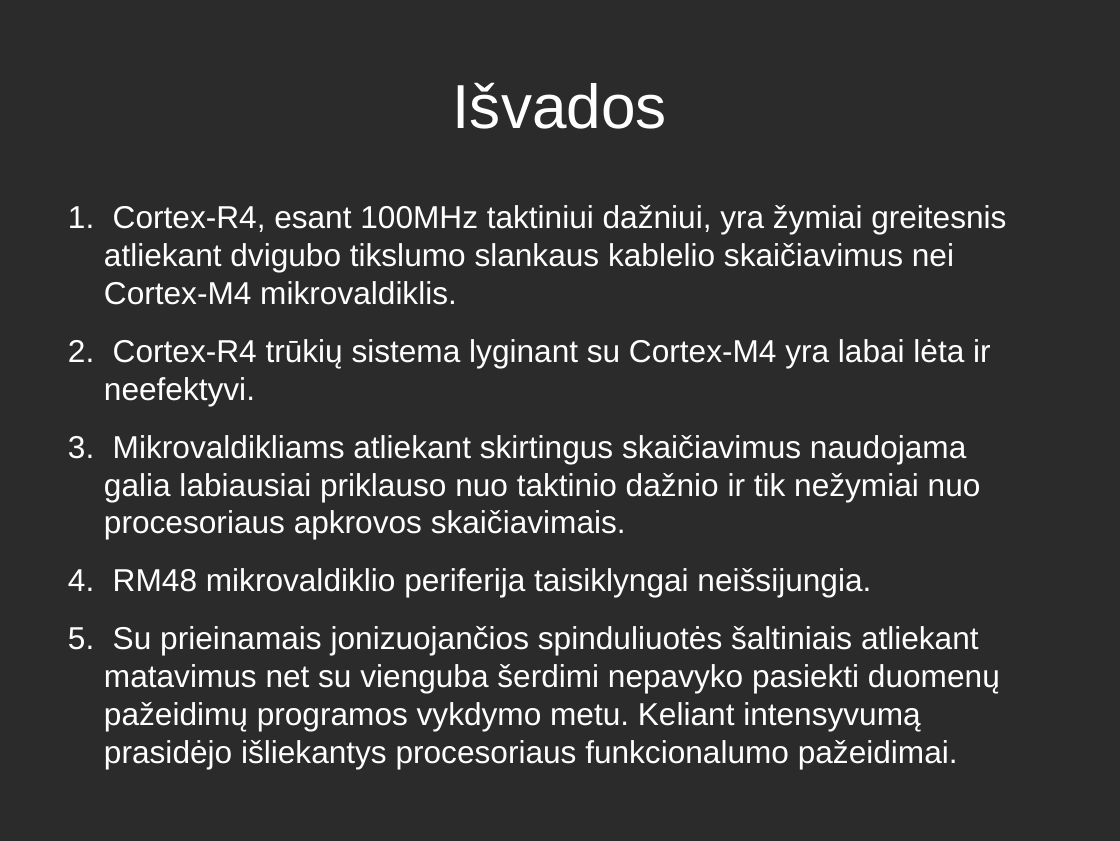
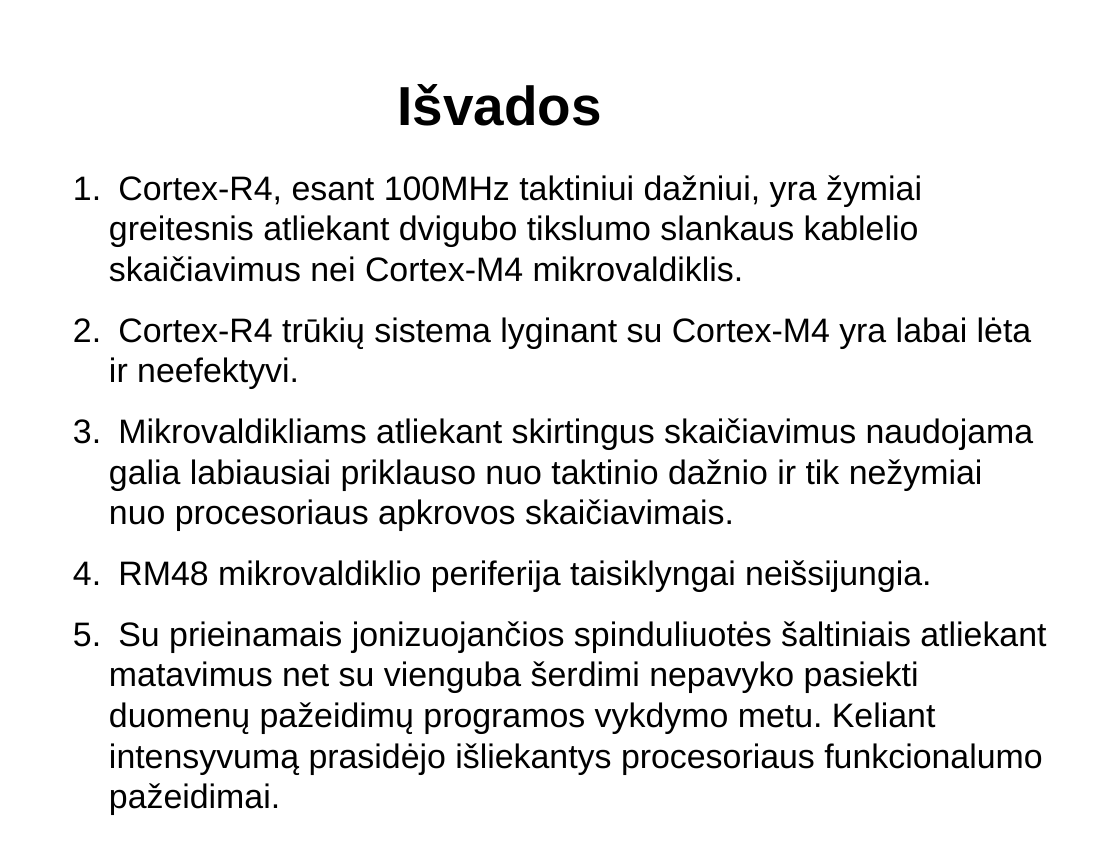
Before and after one commit to kurmis/bakis, a slide deck: slide 14 of pristatymas bak/Mindaugas Kurmauskas.odp. Drawn at 1120x841 pixels with LibreOffice and Linux fonts; fonts in the diff are those of the drawing; background and template pictures are left out; a plain dark background stands for a picture behind light text. Boxes give left, top, right and bottom in pixels: in the first picture for what was removed or moved away, otherwise in the second. Text is boxed around its words. In the diff, an @@ line names an element or a change of style, - is before the commit and + after.

```diff
--- a/pristatymas bak/Mindaugas Kurmauskas.odp
+++ b/pristatymas bak/Mindaugas Kurmauskas.odp
@@ background picture (left out) to #FFFFFF @@
@@ title "Išvados" moved from (x1=453, y1=82, x2=667, y2=129) to (x1=398, y1=84, x2=602, y2=126) @@
@@ title "Išvados" at (x1=398, y1=84, x2=602, y2=126): size 44 to 38.9 pt, text colour #FFFFFF to #000000, bold on @@
@@ text "Cortex-R4, esant 100MHz taktiniui dažniui, ..." moved from (x1=104, y1=205, x2=1006, y2=769) to (x1=109, y1=175, x2=1046, y2=815) @@
@@ text "Cortex-R4, esant 100MHz taktiniui dažniui, ..." at (x1=109, y1=175, x2=1046, y2=815): size 22.4 to 24 pt, text colour #FFFFFF to #000000; bullet colour #FFFFFF to #000000 @@
```
Also in this commit, not shown: 13 other slides changed, 6 other files.
